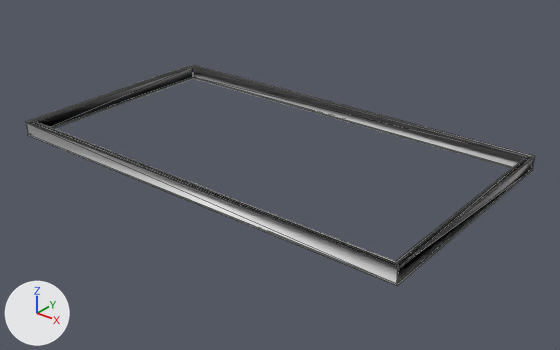
One commit to the OBJ model Assets/Meshes/border.obj: the scene before it, then after it.
Camera for both pictures: a 50 mm lens placed at (13.53, -16.29, 9.27), pointed at (0.54, -0.06, -0.8). Arrows for +X, +Y and +Z are at lower left; the lights stay in place. Mesh edges are drawn as thin lines. Materials are left out; every surface is plain grey. Where no turn or scale is listed for an object, it has been applied to the vertices. Vertices at the same position are counted once.
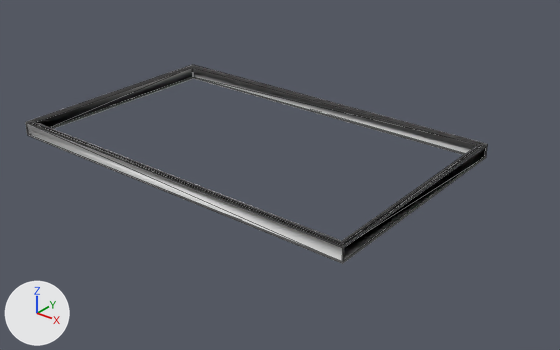
The newer file is also rescaled (x1.027), turned or shifted as a whole; pictures and numbers use the older file's frame.

The change, as a diff of the scene's bpy script:
```diff
--- a/Assets/Meshes/border.obj.py
+++ b/Assets/Meshes/border.obj.py
@@ me_torus_001 @@
 me_torus_001.from_pydata(...)  # 96 vertices, 288 faces; spans x -6.69..6.69, y -3.69..3.69, z -0.24..0.24
 # used by ob_torus_001; location = (0.0, 0.0, 0.0)
+# me_torus_001 part 1: all 24 vertices in x 6.52..6.69, y -3.69..3.69, z 0.19..0.24 are moved by (-1.42, 0.0, -0.01)
+# me_torus_001 part 2: all 24 vertices in x 6.52..6.69, y -3.69..3.69, z -0.24..-0.19 are moved by (-1.42, 0.0, 0.0)
```

Where the change shows, as pixel boxes [x1, y1, x2, y2] in the pictures (560 x 350 px; the box of a moved part takes in the faces that stretch with it):
'Torus.001', reshaped (9% narrower, 10% shorter)
    before: [26, 65, 535, 285]
    after: [26, 65, 487, 263]
part 1 of me_torus_001, moved or reshaped
    before: [396, 156, 534, 268]
    after: [341, 144, 487, 247]
part 2 of me_torus_001, moved or reshaped
    before: [28, 77, 535, 285]
    after: [28, 77, 487, 263]
